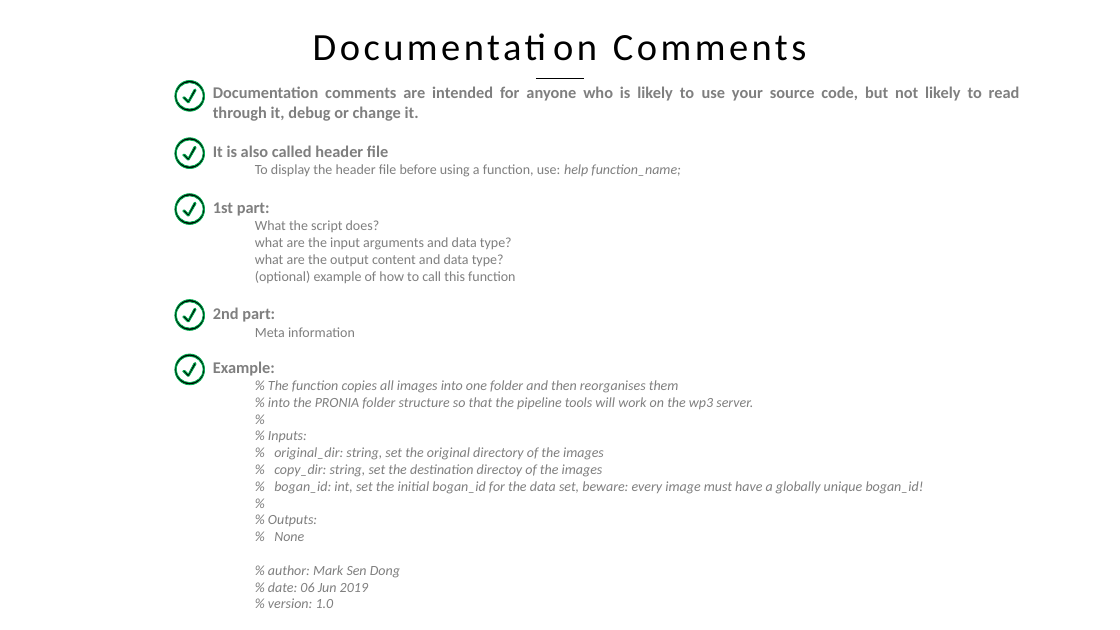
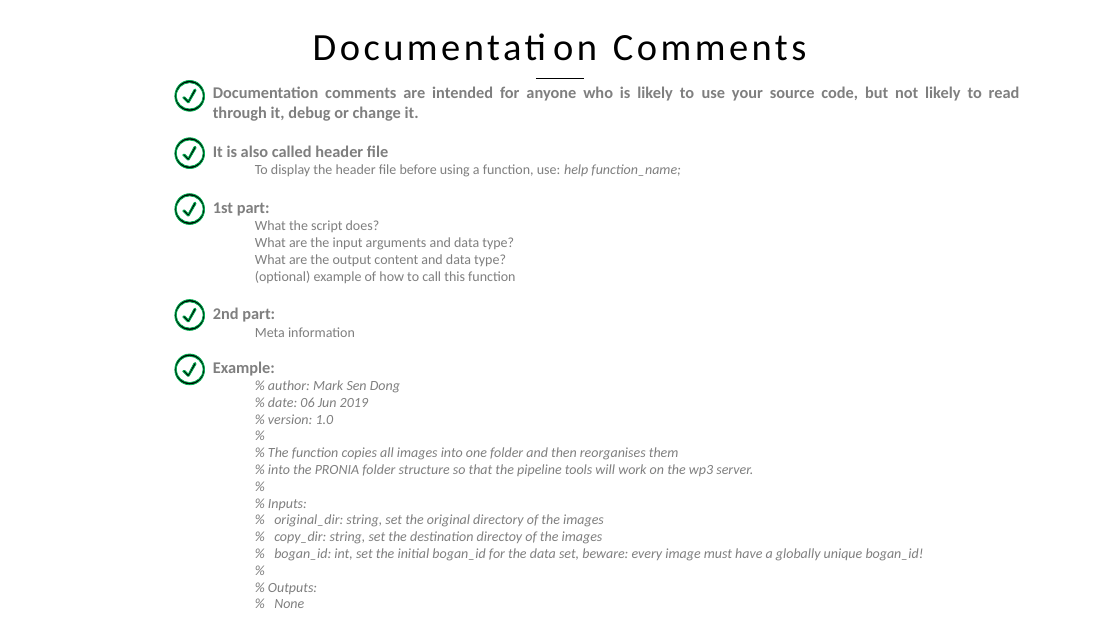
Before and after one commit to MarkSenDong/Code_Standardization, a slide deck: slide 18 of matlab_coding_standardisation.pptx. Drawn at 1120x630 pixels with LibreOffice and Linux fonts; fonts in the diff are those of the drawing; background and template pictures are left out. Boxes give left, top, right and bottom in pixels: in the first picture for what was removed or moved away, otherwise in the second. Text is boxed around its words. In the diff, an @@ line names an element or a change of style, - is before the commit and + after.

```diff
--- a/matlab_coding_standardisation.pptx
+++ b/matlab_coding_standardisation.pptx
@@ text at (x1=255, y1=237, x2=514, y2=266): text changed @@
-  what are the input arguments and data type?
-  what are the output content and data type?
+  What are the input arguments and data type?
+  What are the output content and data type?
@@ text at (x1=268, y1=380, x2=400, y2=424): paragraphs added @@
+  % author: Mark Sen Dong
+  % date: 06 Jun 2019
+  % version: 1.0
+  %
@@ text at (x1=268, y1=565, x2=400, y2=608): paragraphs removed @@
-  % author: Mark Sen Dong
-  % date: 06 Jun 2019
-  % version: 1.0
```
Also in this commit, not shown: 1 other slide changed.
